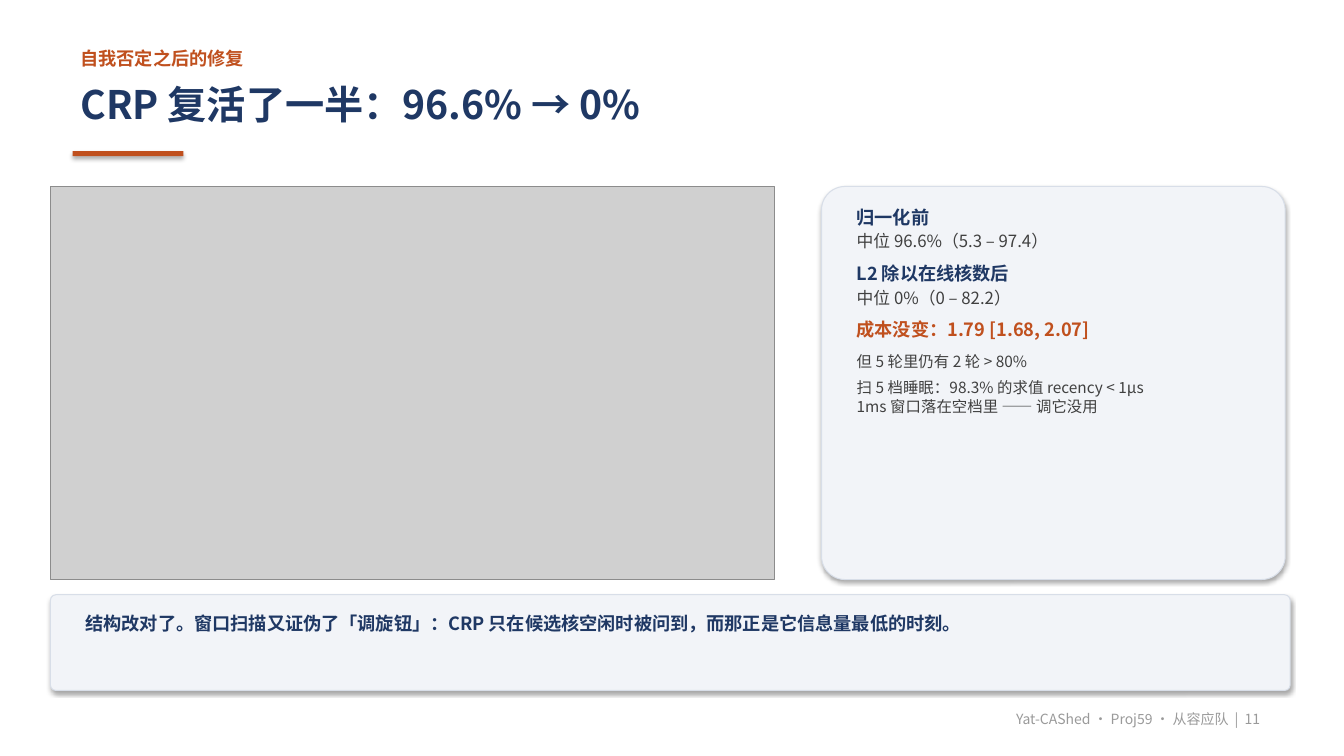
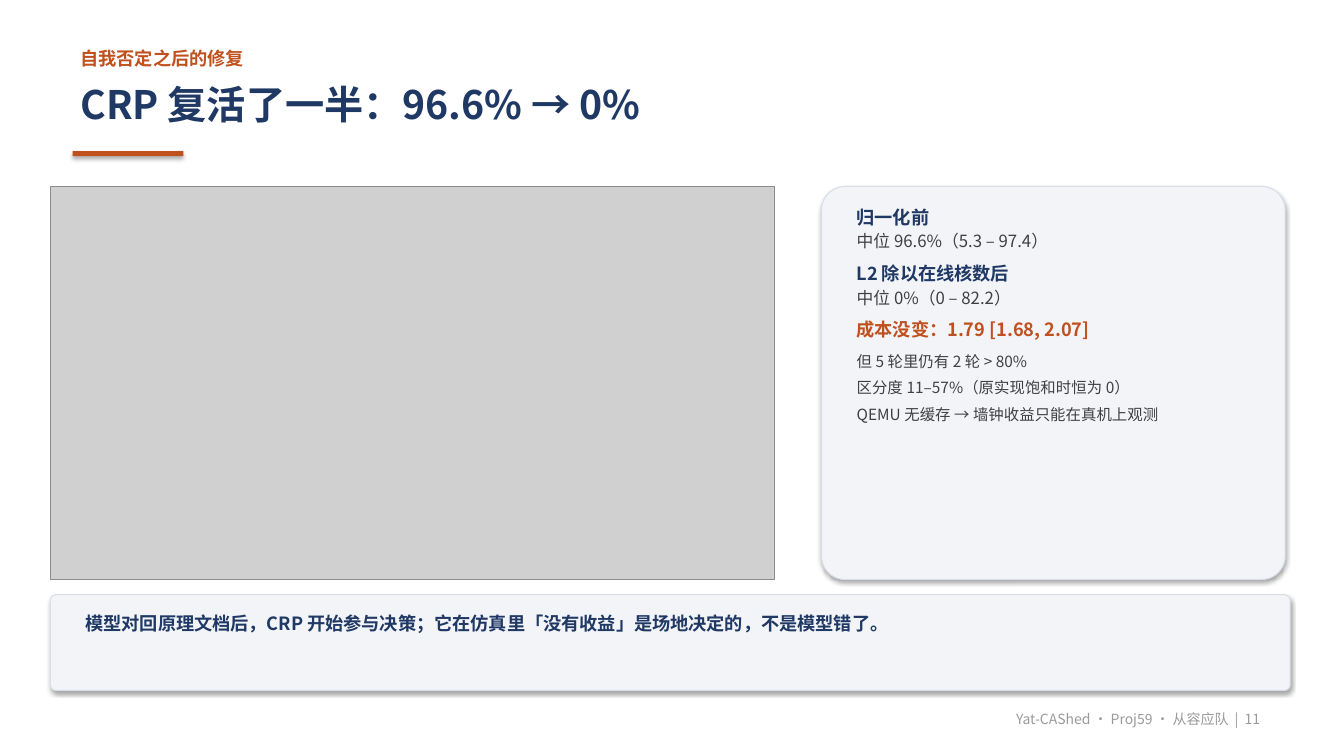
Before and after one commit to mafuquan430/Yat-CAshed, a slide deck: slide 11 of report/slides/结题答辩.pptx. Drawn at 1344x756 pixels with LibreOffice and Linux fonts; fonts in the diff are those of the drawing; grey boxes stand for pictures. Boxes give left, top, right and bottom in pixels: in the first picture for what was removed or moved away, otherwise in the second. Text is boxed around its words. In the diff, an @@ line names an element or a change of style, - is before the commit and + after.

```diff
--- a/report/slides/结题答辩.pptx
+++ b/report/slides/结题答辩.pptx
@@ text at [857, 380, 1158, 423]: text changed @@
-扫 5 档睡眠：98.3% 的求值 recency < 1µs
-1ms 窗口落在空档里 —— 调它没用
+区分度 11–57%（原实现饱和时恒为 0）
+QEMU 无缓存 → 墙钟收益只能在真机上观测
@@ text at [85, 614, 888, 633]: text changed @@
-结构改对了。窗口扫描又证伪了「调旋钮」：CRP 只在候选核空闲时被问到，而那正是它信息量最低的时刻。
+模型对回原理文档后，CRP 开始参与决策；它在仿真里「没有收益」是场地决定的，不是模型错了。
```
Also in this commit, not shown: 3 other slides changed, 20 other files.
